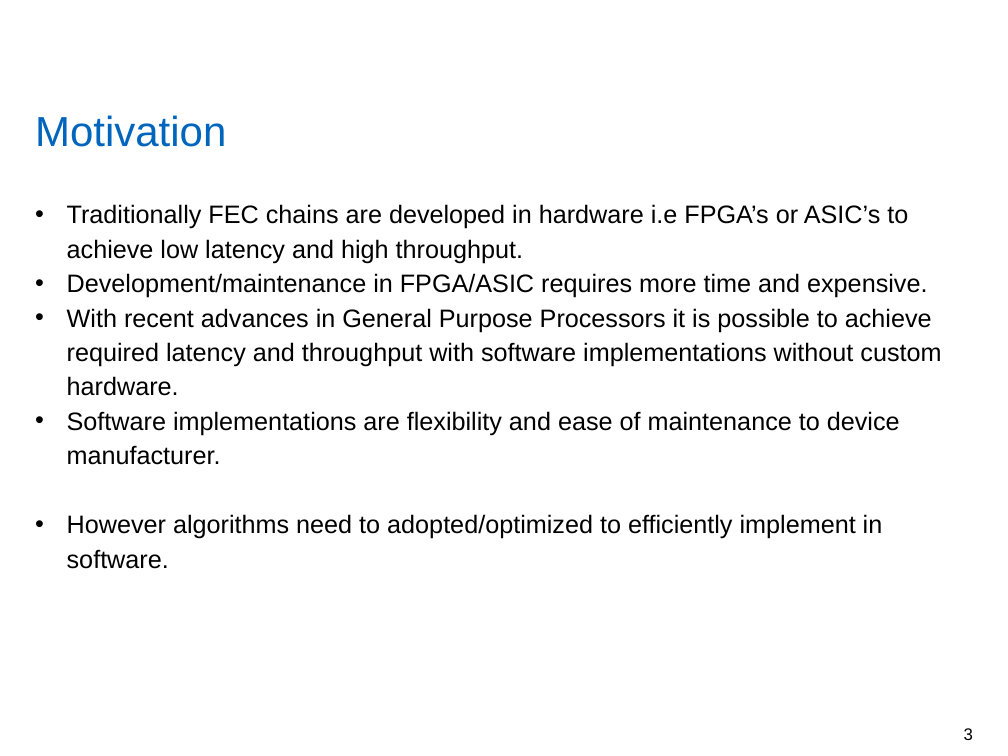
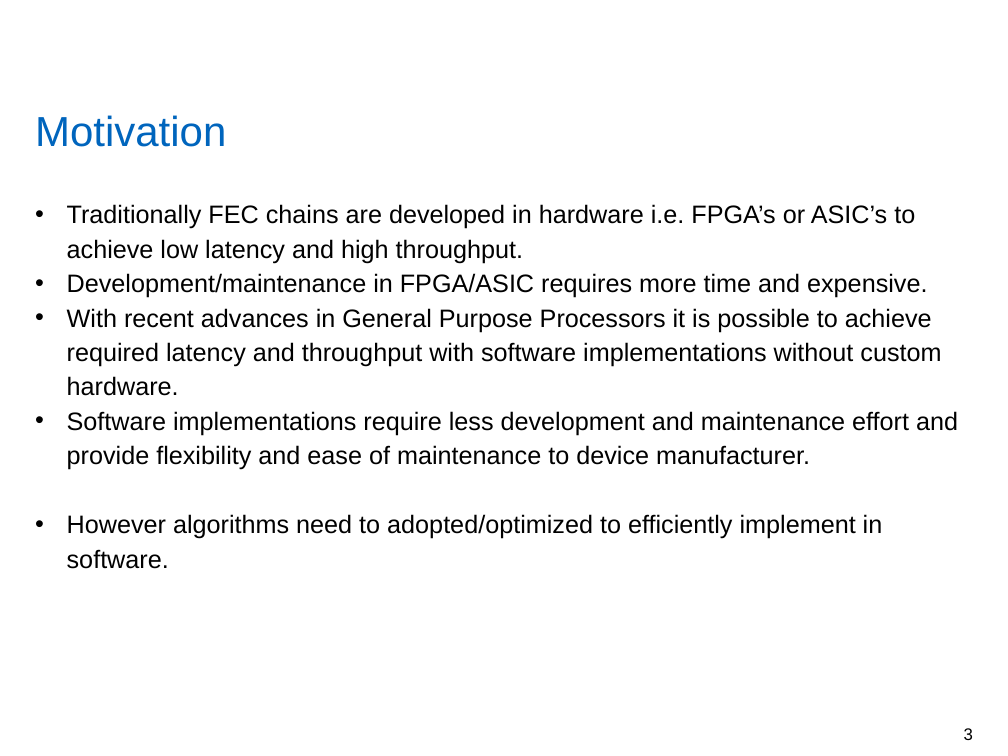
Before and after one commit to yadhu1961/thesis_5GPolorCodes, a slide deck: slide 3 of final_presentation/finalPpt.pptx. Drawn at 1008x756 pixels with LibreOffice and Linux fonts; fonts in the diff are those of the drawing; background and template pictures are left out. Boxes give left, top, right and bottom in pixels: in the first picture for what was removed or moved away, otherwise in the second. Text is boxed around its words. In the diff, an @@ line names an element or a change of style, - is before the commit and + after.

```diff
--- a/final_presentation/finalPpt.pptx
+++ b/final_presentation/finalPpt.pptx
@@ text at (67, 204, 915, 263): text changed @@
-• Traditionally FEC chains are developed in hardware i.e FPGA’s or ASIC’s to achieve low latency and high throughput.
+• Traditionally FEC chains are developed in hardware i.e. FPGA’s or ASIC’s to achieve low latency and high throughput.
@@ text at (67, 411, 958, 470): text changed @@
-• Software implementations are flexibility and ease of maintenance to device manufacturer.
+• Software implementations require less development and maintenance effort and provide flexibility and ease of maintenance to device manufacturer.
```
Also in this commit, not shown: 12 other slides changed, 17 slides added, 1 slide removed, 8 other files.
